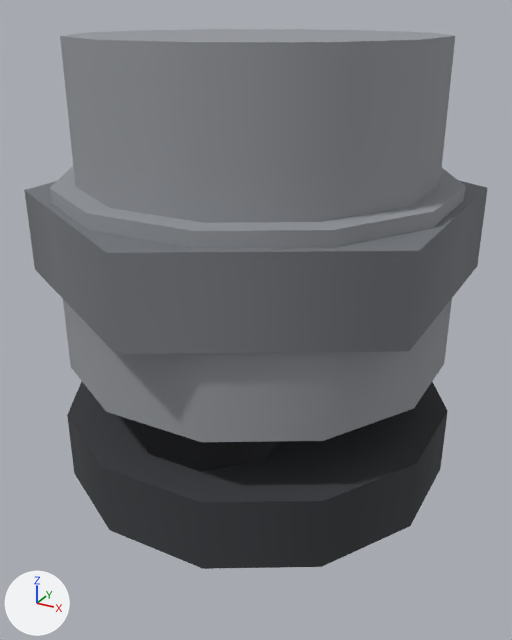
The OBJ model src/main/resources/assets/apocalypse_firstlight/models/block/power_cable/arm_plug_up.obj: old version first, new version second.
The view is the same before and after, from a 50 mm lens placed at (0.728, -0.916, 1.015), pointed at (0.502, -0.506, 0.81). Lighting does not change. The marker at lower left points along +X, +Y and +Z. The older version comes first. Where no turn or scale is listed for an object, it has been applied to the vertices. Vertices at exactly the same position are counted once.

Objects in the first picture: 'arm_plug_up'.
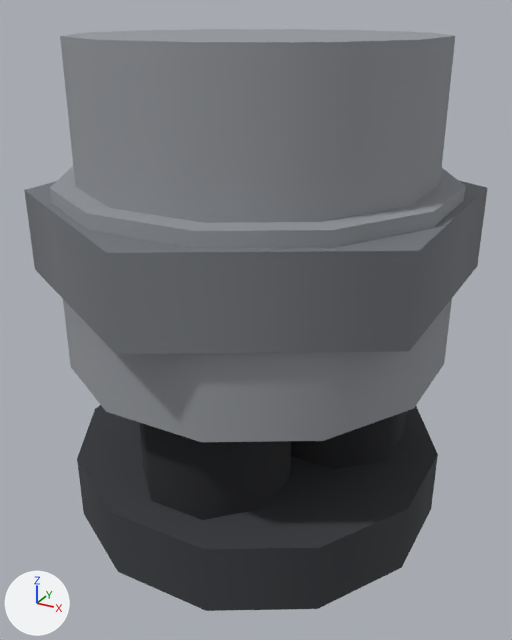
Boxes [x1, y1, x2, y2] around the edits, measured in the pictures (512 x 640 px; the box of a moved part takes in the faces that stretch with it):
'arm_plug_up', reshaped (8% taller)
    before: [24, 29, 488, 569]
    after: [24, 29, 488, 611]
part 1 of me_arm_plug_up, moved or reshaped
    before: [67, 382, 448, 569]
    after: [77, 405, 438, 611]
part 2 of me_arm_plug_up, moved or reshaped
    before: [140, 423, 281, 472]
    after: [140, 412, 406, 520]

The change, as a diff of the scene's bpy script:
```diff
--- a/src/main/resources/assets/apocalypse_firstlight/models/block/power_cable/arm_plug_up.obj.py
+++ b/src/main/resources/assets/apocalypse_firstlight/models/block/power_cable/arm_plug_up.obj.py
@@ me_arm_plug_up @@
 # used by ob_arm_plug_up; location = (0.0, 0.0, 0.0)
-me_arm_plug_up.from_pydata(...)  # 140 vertices, 150 faces; spans x 0.364..0.636, y -0.656..-0.344, z 0.688..1.0
+me_arm_plug_up.from_pydata(...)  # 140 vertices, 150 faces; spans x 0.365..0.635, y -0.656..-0.344, z 0.65..1.0
+# me_arm_plug_up part 1: the loose piece of 26 vertices spanning x 0.364..0.636, y -0.636..-0.364, z 0.7..0.75 is scaled about its middle by (0.978, 0.978, 1), then moved by (0.0, 0.0, -0.037)
+# me_arm_plug_up part 2: all 24 vertices in x 0.398..0.602, y -0.61..-0.42, z 0.688 are moved by (0.0, 0.0, -0.038)
 me_arm_plug_up.materials.append(mat_cable)
```
